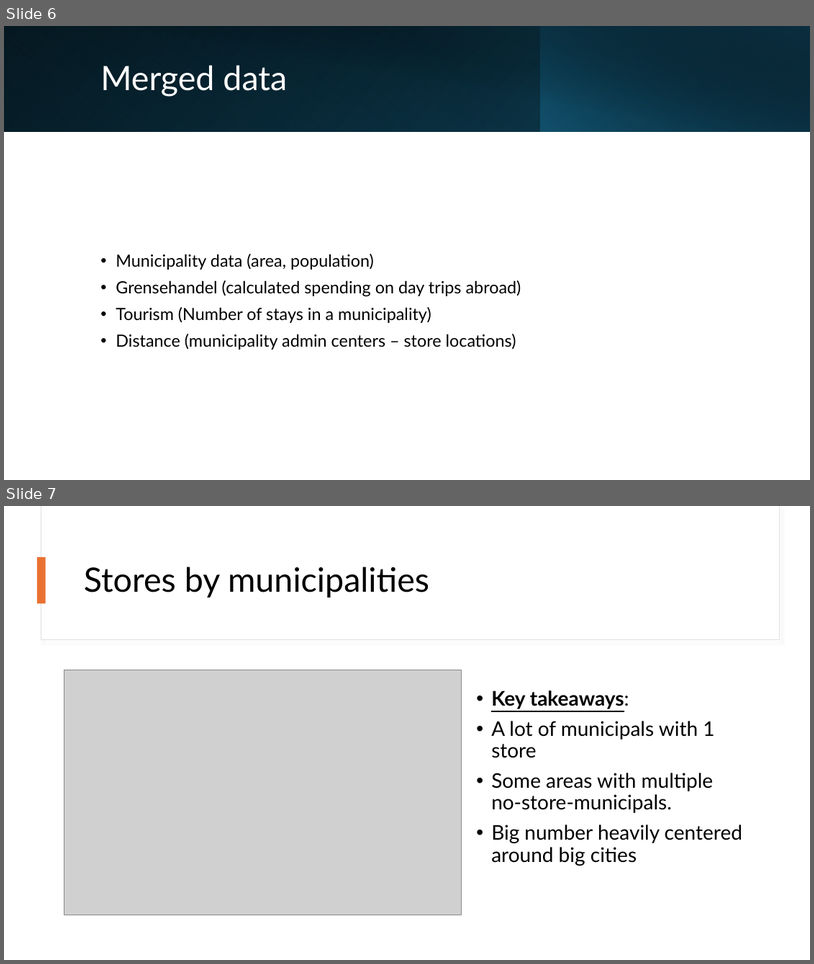
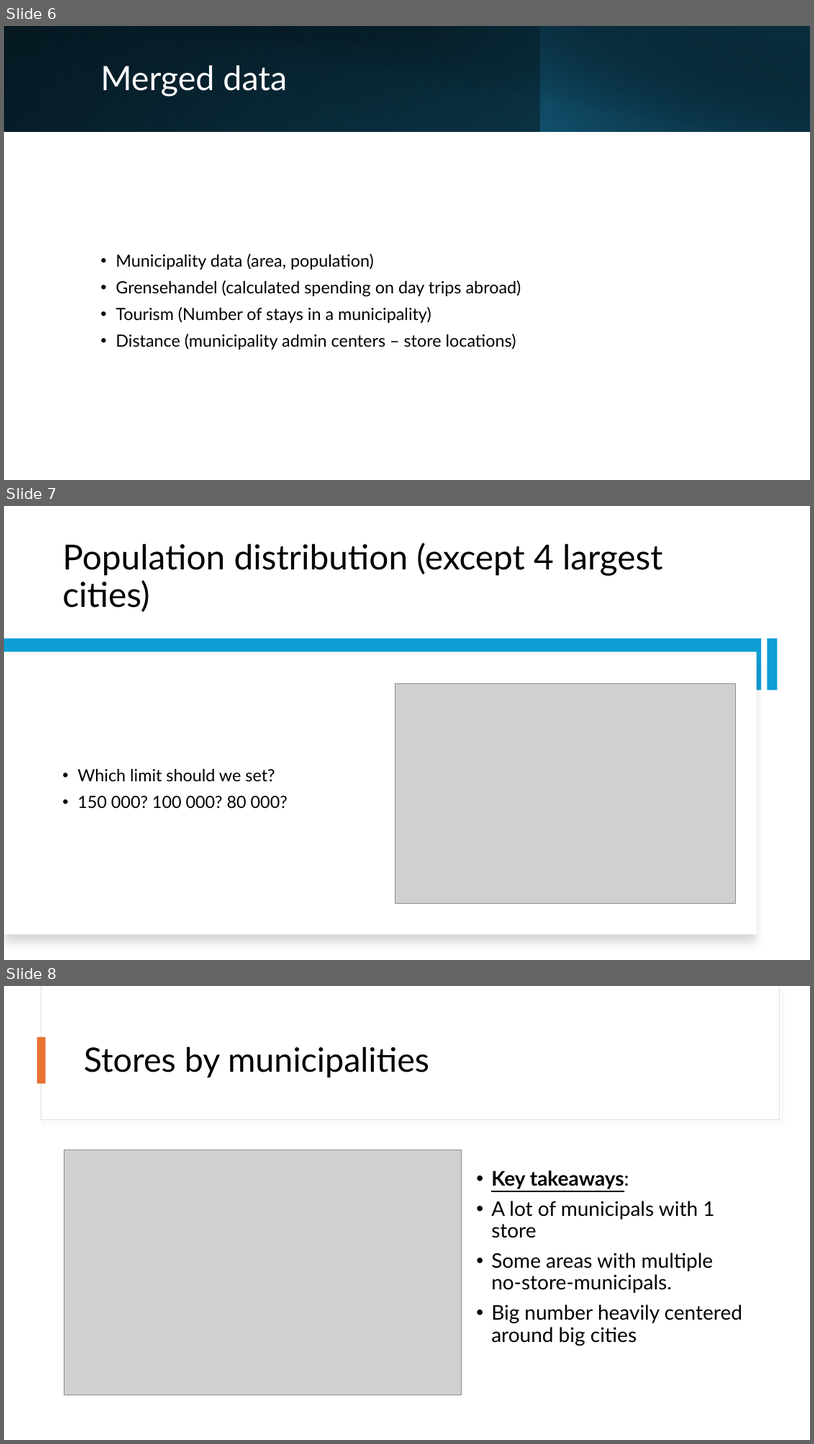
Before and after one commit to sanderseriksen/BAN440-Term-Paper, a slide deck: BAN440 – Term Paper Idea.pptx. Shown one above the other, each under a label of ours: slides 6 and 7 before the commit, slides 6, 7 and 8 after it. The pictures are 814x964 and 814x1444 pixels, drawn with LibreOffice and Linux fonts; fonts in the diff are those of the drawing; grey boxes stand for pictures. Boxes give left, top, right and bottom in pixels: in the first picture for what was removed or moved away, otherwise in the second. Text is boxed around its words. In the diff, an @@ line names an element or a change of style, - is before the commit and + after.

```diff
--- a/BAN440 – Term Paper Idea.pptx
+++ b/BAN440 – Term Paper Idea.pptx
@@ slide 7 added at [4, 506, 810, 960], background #FFFFFF @@
@@ title added at [62, 543, 663, 612], 41 pt, text #000000 @@
+Population distribution (except 4 largest cities)
@@ rectangle added at [4, 638, 762, 690], fill #0F9ED5 @@
@@ rectangle added at [4, 651, 757, 934], fill #FFFFFF @@
@@ rectangle added at [767, 638, 778, 690], fill #0F9ED5 @@
@@ picture added at [395, 683, 736, 903] @@
@@ text added at [77, 768, 288, 808], 20 pt, text #000000 @@
+• Which limit should we set?
+• 150 000? 100 000? 80 000?
@@ what was slide 7 is now slide 8 @@
```
Also in this commit, not shown: 4 slides changed, 2 other files.
